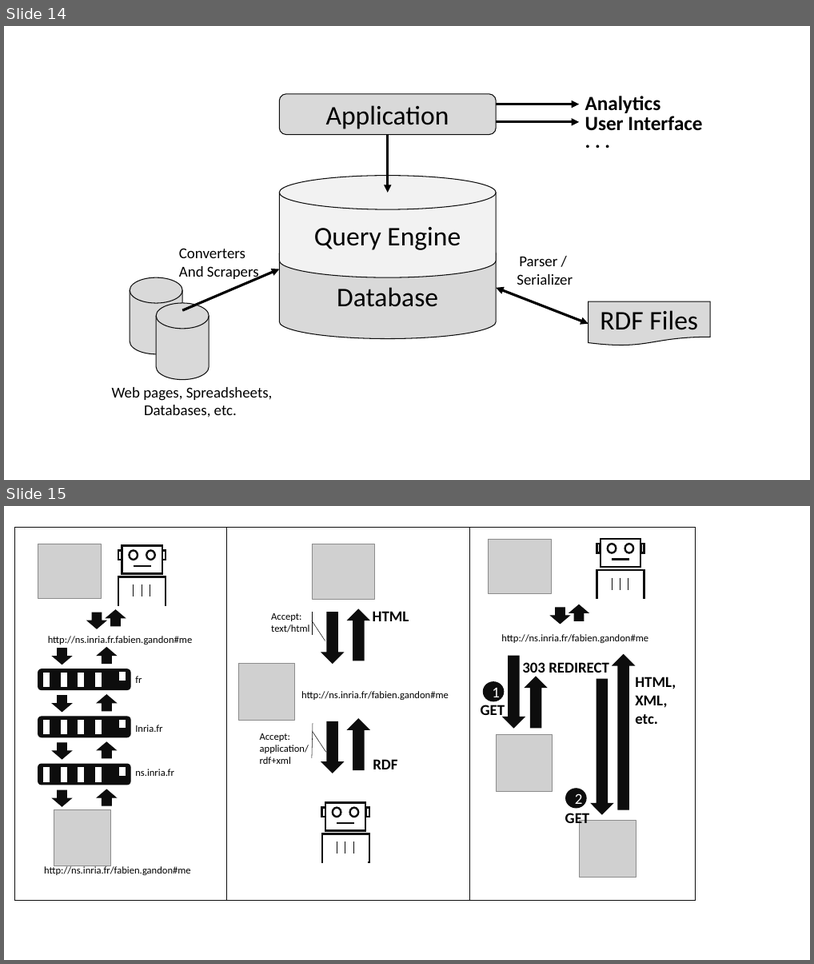
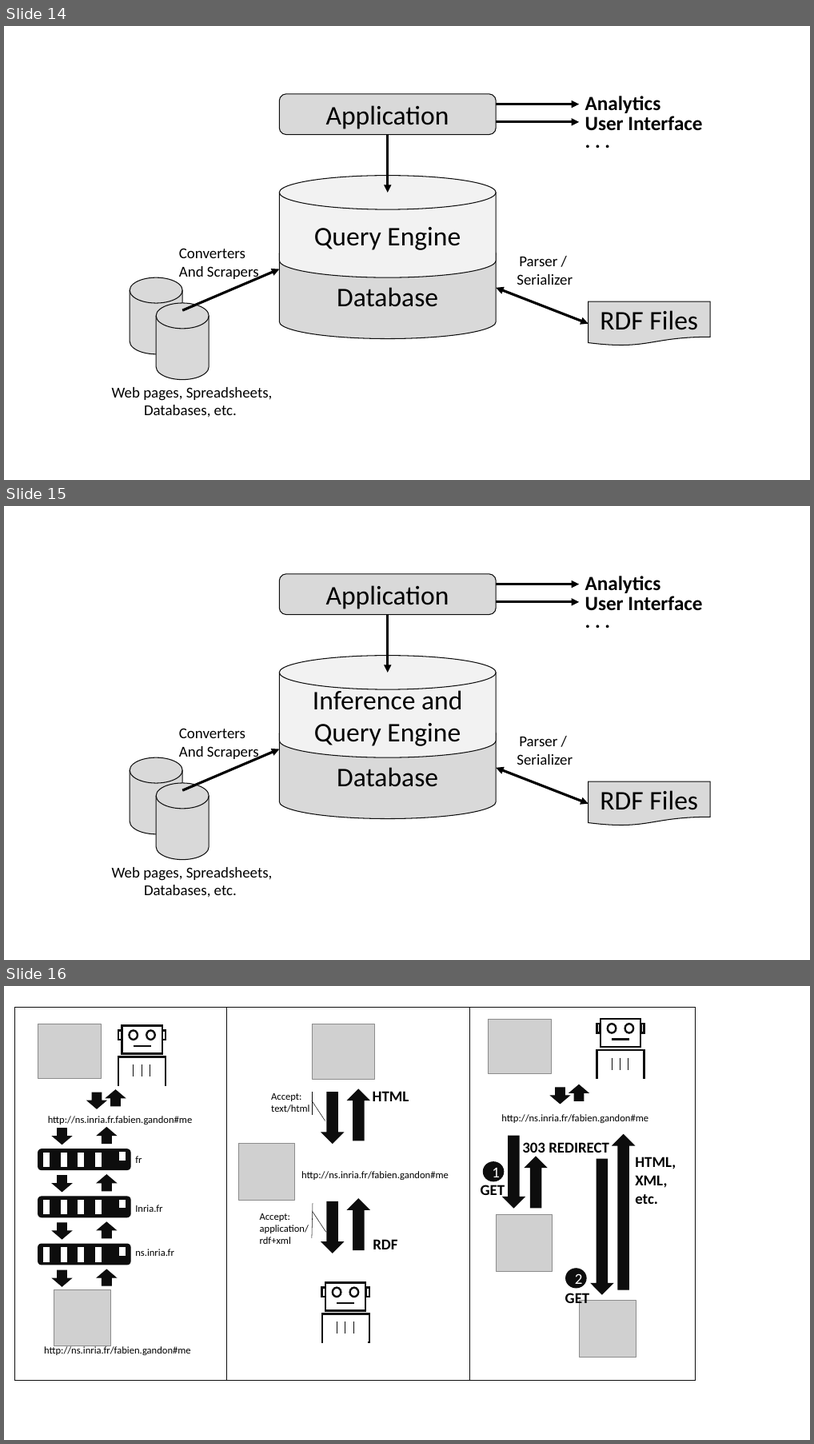
Before and after one commit to dallemang/SWWOv3, a slide deck: SWWOv3/media/ch3/Figures.pptx. Shown one above the other, each under a label of ours: slides 14 and 15 before the commit, slides 14, 15 and 16 after it. The pictures are 814x964 and 814x1444 pixels, drawn with LibreOffice and Linux fonts; fonts in the diff are those of the drawing; grey boxes stand for pictures. Boxes give left, top, right and bottom in pixels: in the first picture for what was removed or moved away, otherwise in the second. Text is boxed around its words. In the diff, an @@ line names an element or a change of style, - is before the commit and + after.

```diff
--- a/SWWOv3/media/ch3/Figures.pptx
+++ b/SWWOv3/media/ch3/Figures.pptx
@@ slide 15 added at [4, 506, 810, 960], background #FFFFFF @@
@@ rounded rectangle added at [279, 574, 496, 614], fill #D9D9D9, outline #0D0D0D 1 pt, 32 pt, text #000000 @@
+Application
@@ text added at [586, 576, 662, 593], 24 pt, text #000000, bold @@
+Analytics
@@ arrow added from (497, 584) to (579, 584), #000000 3 pt @@
@@ text added at [586, 596, 702, 611], 24 pt, text #000000, bold @@
+User Interface
@@ arrow added from (388, 614) to (388, 672), #000000 3 pt @@
@@ arrow added from (497, 602) to (579, 602), #000000 3 pt @@
@@ text added at [579, 604, 622, 635], 24 pt, text #000000, bold @@
+. . .
@@ cylinder added at [279, 656, 496, 758], fill #F2F2F2, outline #0D0D0D 1 pt, 32 pt, text #000000 @@
+Inference and Query Engine
@@ cylinder added at [279, 716, 496, 819], fill #D9D9D9, outline #0D0D0D 1 pt, 32 pt, text #000000 @@
+Database
@@ text added at [179, 728, 259, 761], 18 pt, text #000000 @@
+Converters
+And Scrapers
@@ text added at [517, 736, 573, 764], 18 pt, text #000000 @@
+Parser /
+Serializer
@@ cylinder added at [130, 758, 182, 835], fill #D9D9D9, outline #0D0D0D 1 pt @@
@@ arrow added from (182, 790) to (279, 749), #000000 3 pt @@
@@ double arrow added from (497, 768) to (589, 804), #000000 3 pt @@
@@ cylinder added at [157, 783, 209, 860], fill #D9D9D9, outline #0D0D0D 1 pt @@
@@ flow chart document added at [589, 781, 711, 825], fill #D9D9D9, outline #0D0D0D 1 pt, 32 pt, text #000000 @@
+RDF Files
@@ text added at [112, 867, 273, 897], 18 pt, text #000000 @@
+Web pages, Spreadsheets, Databases, etc.
@@ what was slide 15 is now slide 16 @@
```
Also in this commit, not shown: 2 other files.
